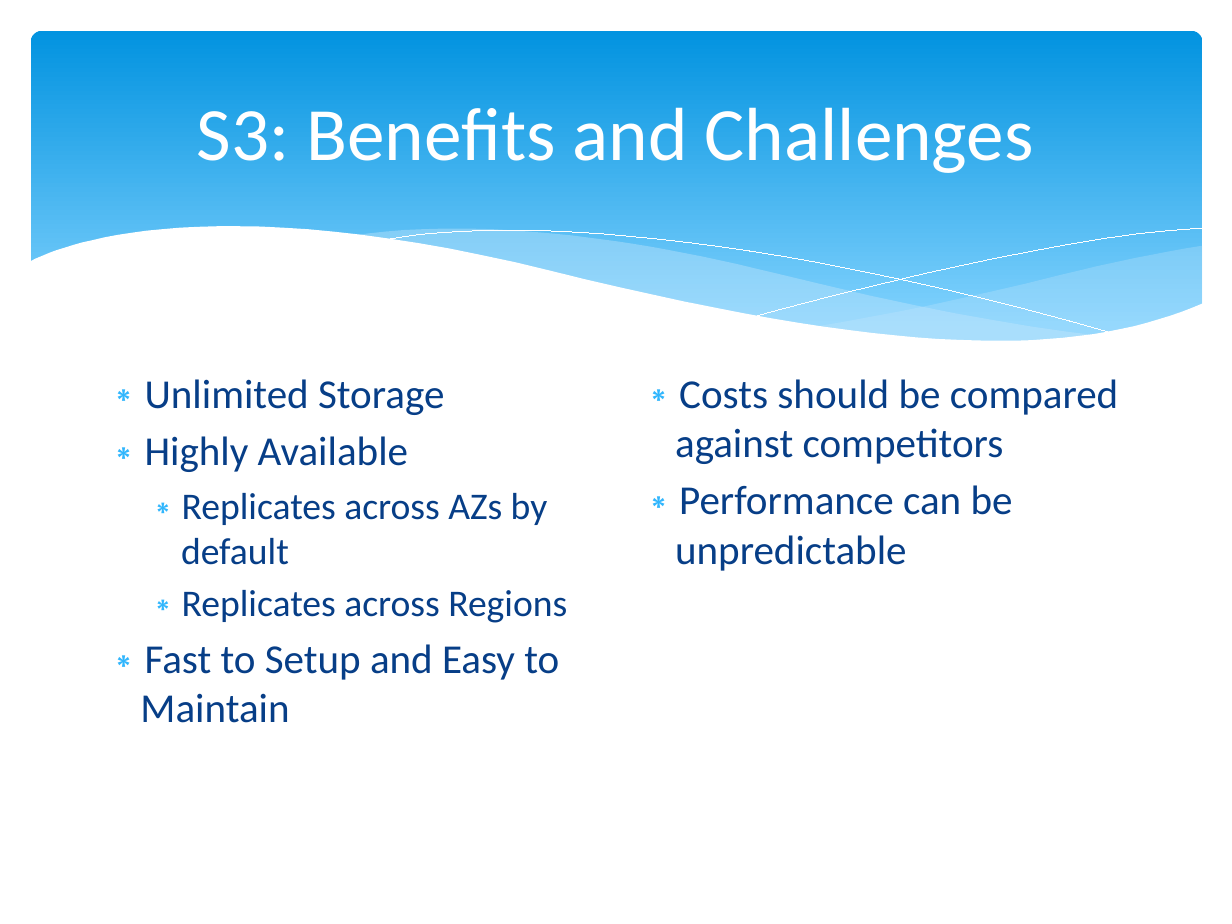
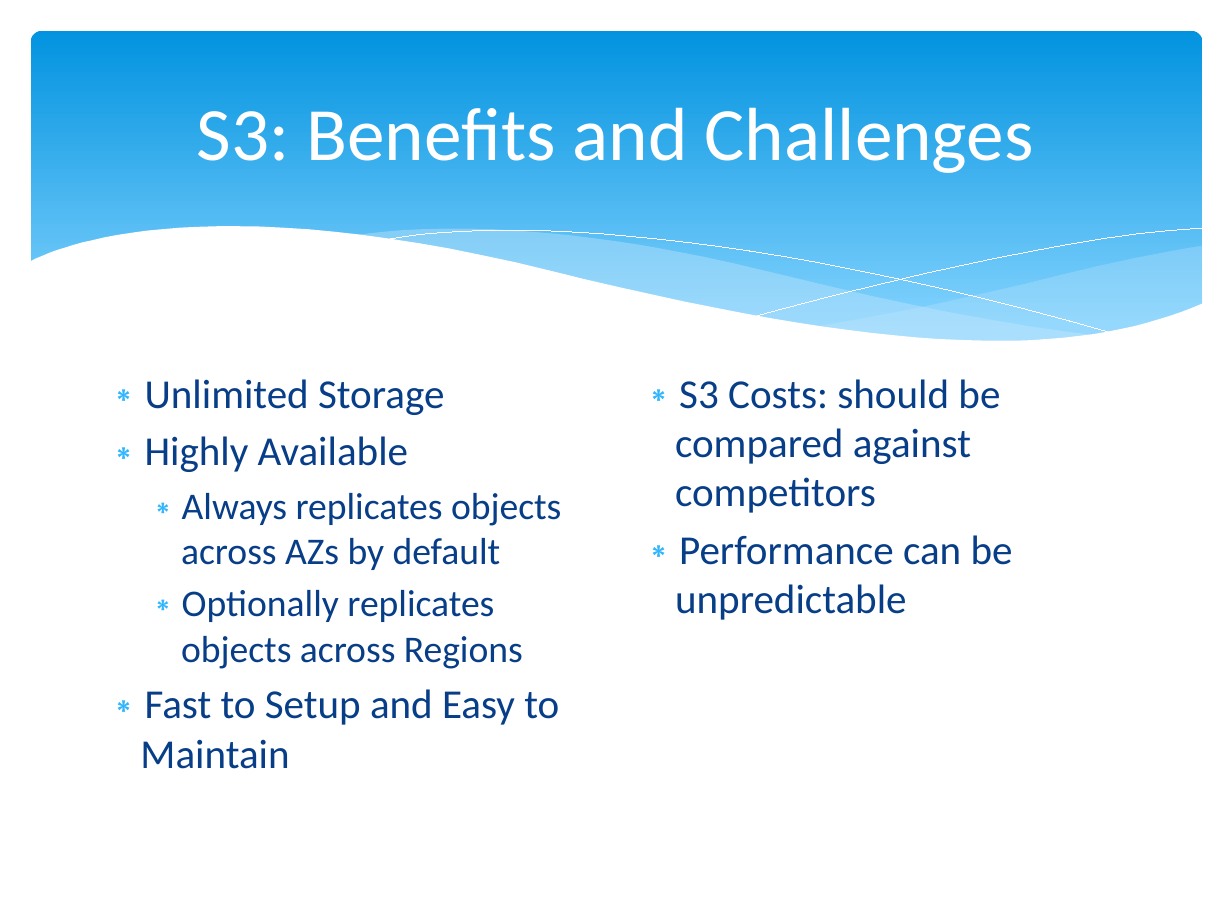
Before and after one commit to cloudavail/awstraining, a slide deck: slide 6 of aws-s3/aws-s3.pptx (slide 4 before the commit). Drawn at 1232x924 pixels with LibreOffice and Linux fonts; fonts in the diff are those of the drawing. Boxes give left, top, right and bottom in pixels: in the first picture for what was removed or moved away, otherwise in the second. Text is boxed around its words. In the diff, an @@ line names an element or a change of style, - is before the commit and + after.

```diff
--- a/aws-s3/aws-s3.pptx
+++ b/aws-s3/aws-s3.pptx
@@ text at (675,379,1000,513): text changed @@
-∗ Costs should be compared against competitors
+∗ S3 Costs: should be compared against competitors
@@ text at (181,493,561,669): text changed @@
-  ∗ Replicates across AZs by default
-  ∗ Replicates across Regions
+  ∗ Always replicates objects across AZs by default
+  ∗ Optionally replicates objects across Regions
```
Also in this commit, not shown: 8 other slides changed, 2 slides added.
